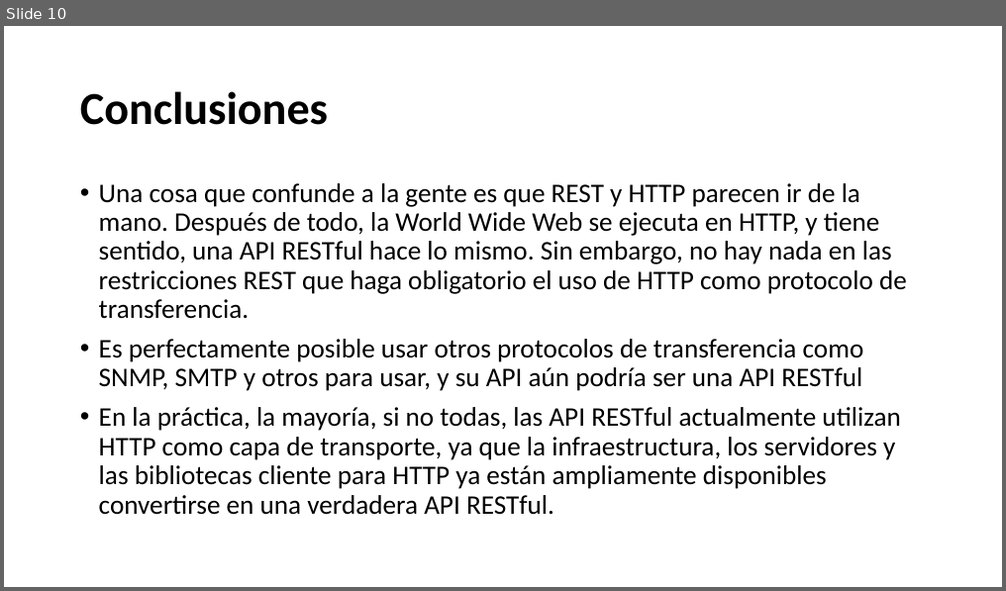
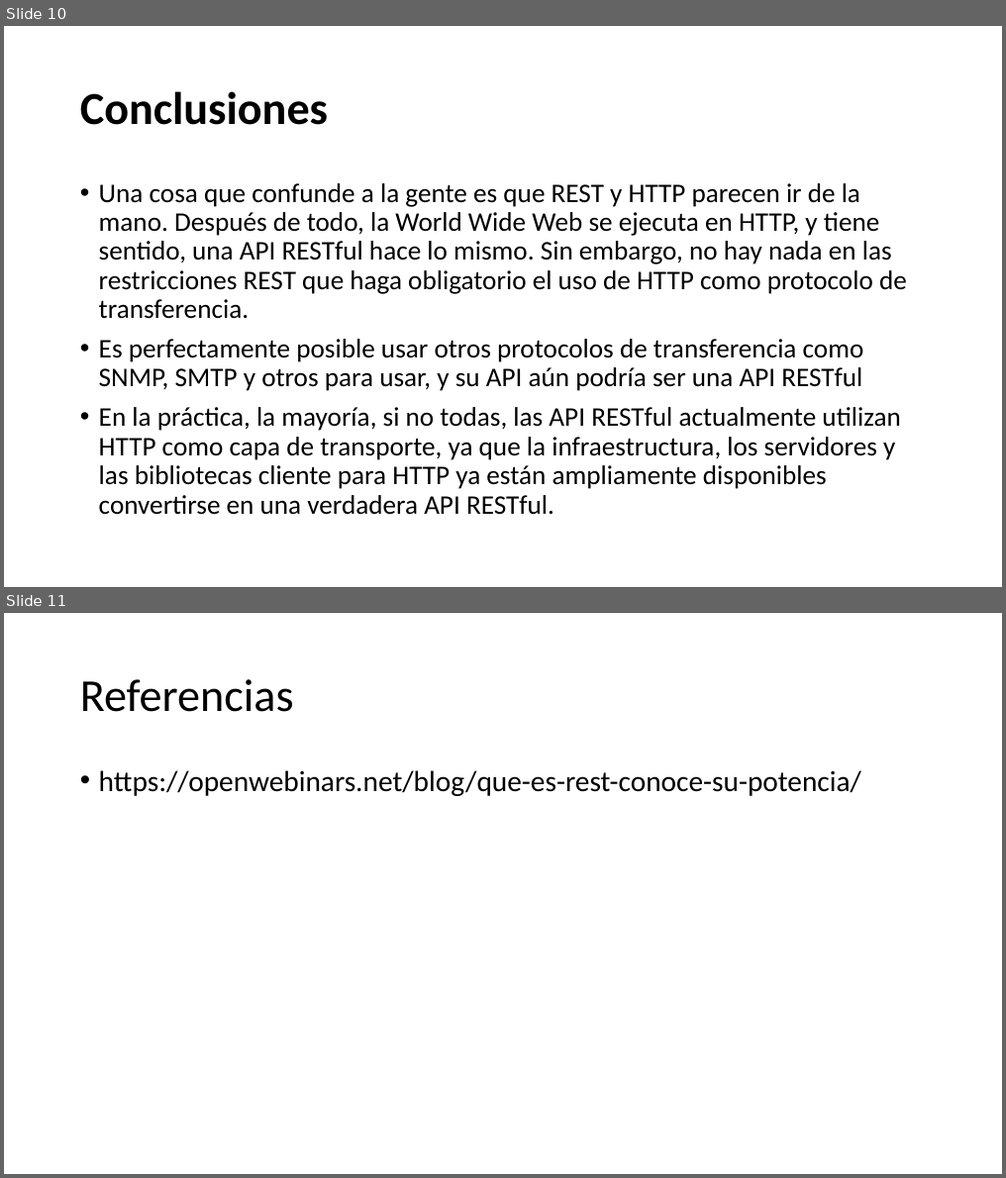
Before and after one commit to PyladiesAqp/QuickPythonProjects, a slide deck: shared-material/Que es REST.pptx. Shown one above the other, each under a label of ours: slide 10 before the commit, slides 10 and 11 after it. The pictures are 1006x591 and 1006x1178 pixels, drawn with LibreOffice and Linux fonts; fonts in the diff are those of the drawing. Boxes give left, top, right and bottom in pixels: in the first picture for what was removed or moved away, otherwise in the second. Text is boxed around its words. In the diff, an @@ line names an element or a change of style, - is before the commit and + after.

Commit message:
Que es REST

```diff
--- a/shared-material/Que es REST.pptx
+++ b/shared-material/Que es REST.pptx
@@ slide 11 added at box(4, 613, 1002, 1174), background #FFFFFF @@
@@ title added at box(80, 679, 294, 712), 44 pt, text #000000 @@
+Referencias
@@ text added at box(99, 770, 861, 796), 28 pt, text #000000 @@
+• https://openwebinars.net/blog/que-es-rest-conoce-su-potencia/
```
